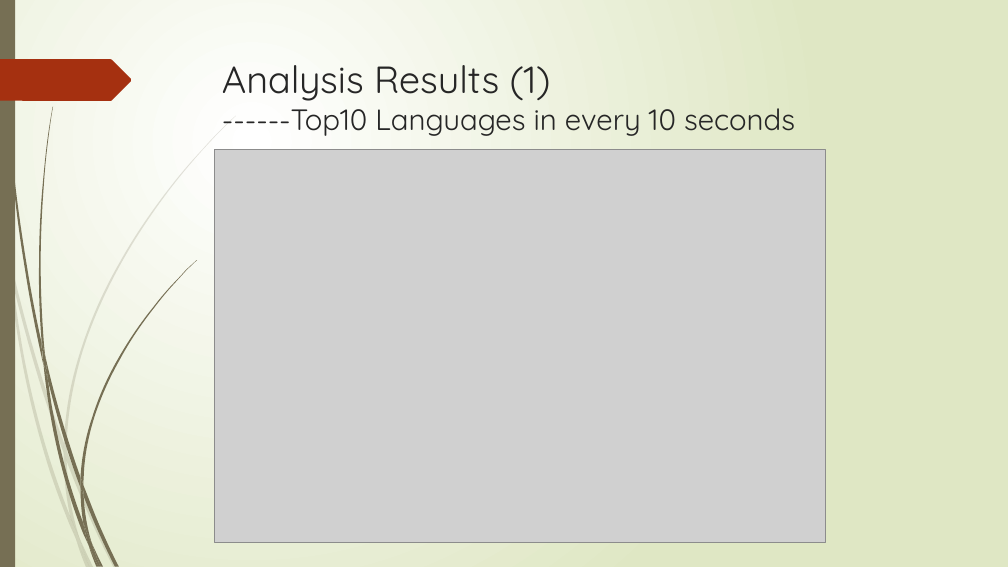
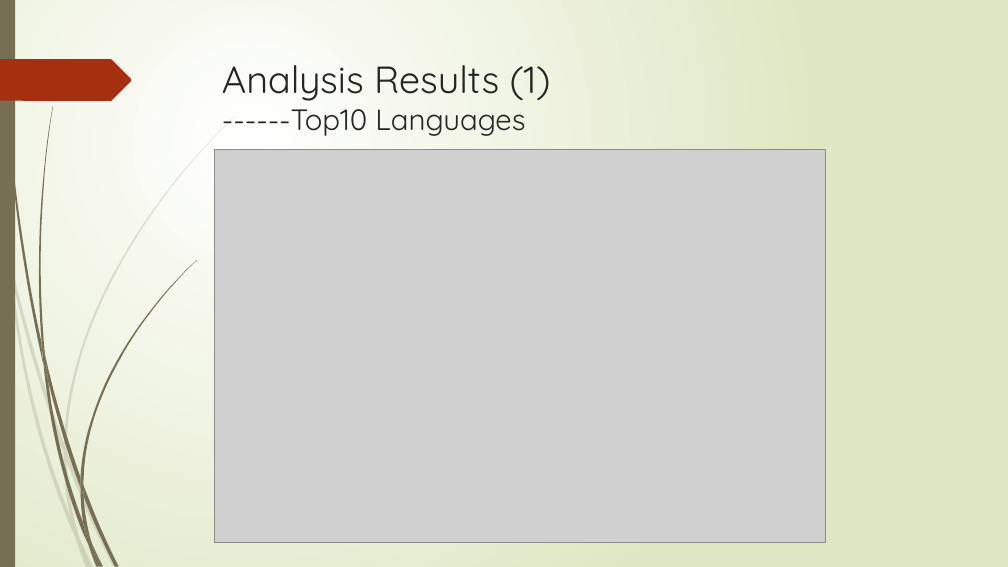
Before and after one commit to yangquan1982/cs523BDT, a slide deck: slide 5 of Docs/Tweets Analysis.pptx. Drawn at 1008x567 pixels with LibreOffice and Linux fonts; fonts in the diff are those of the drawing; grey boxes stand for pictures. Boxes give left, top, right and bottom in pixels: in the first picture for what was removed or moved away, otherwise in the second. Text is boxed around its words. In the diff, an @@ line names an element or a change of style, - is before the commit and + after.

```diff
--- a/Docs/Tweets Analysis.pptx
+++ b/Docs/Tweets Analysis.pptx
@@ title at (x1=222, y1=65, x2=551, y2=136): text changed @@
-Analysis Results (1)
-------Top10 Languages in every 10 seconds
+Analysis Results (1)
+------Top10 Languages
```
Also in this commit, not shown: 3 other slides changed, 7 other files.
